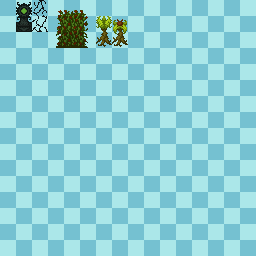
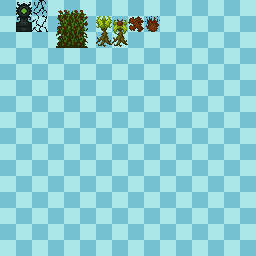
Layers edited between the first and the second 256 x 256 image:
painted on "Calque 1" over 128, 16, 160, 32
